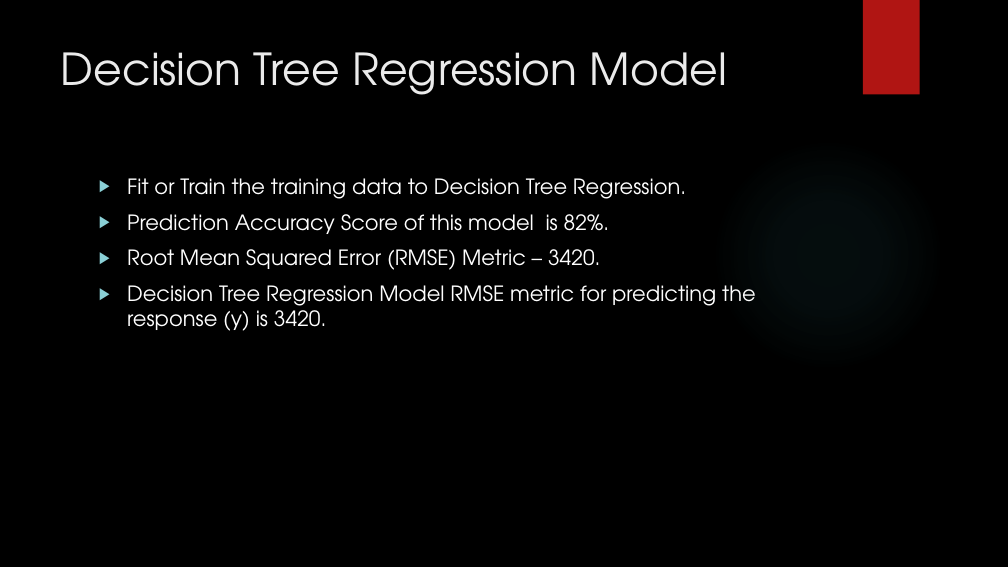
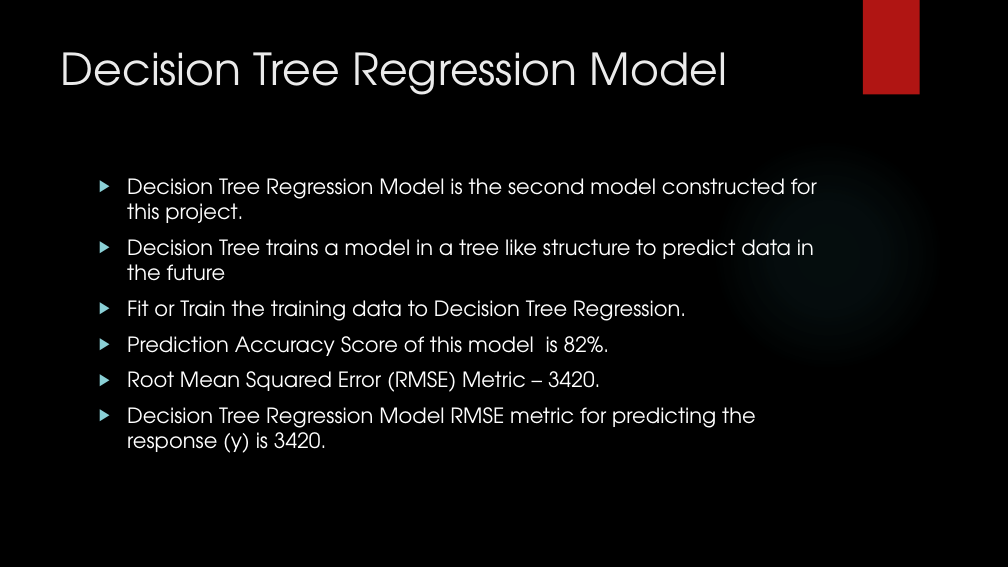
Before and after one commit to BOLATUNJI/PracticumI---Predicting-the-Price-of-Used-Cars, a slide deck: slide 18 of Predicting the Price of Used Car Presentation.pptx. Drawn at 1008x567 pixels with LibreOffice and Linux fonts; fonts in the diff are those of the drawing; background and template pictures are left out. Boxes give left, top, right and bottom in pixels: in the first picture for what was removed or moved away, otherwise in the second. Text is boxed around its words. In the diff, an @@ line names an element or a change of style, - is before the commit and + after.

```diff
--- a/Predicting the Price of Used Car Presentation.pptx
+++ b/Predicting the Price of Used Car Presentation.pptx
@@ text at (127, 178, 817, 281): paragraphs added @@
+▶ Decision Tree Regression Model is the second model constructed for this project.
+▶ Decision Tree trains a model in a tree like structure to predict data in the future
```
Also in this commit, not shown: 6 other slides changed, 1 slide added.
